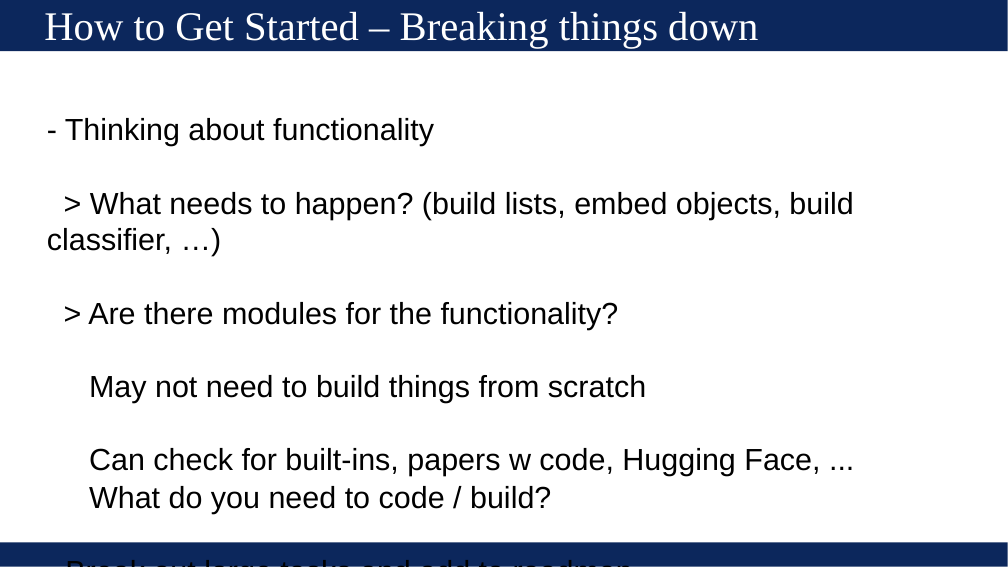
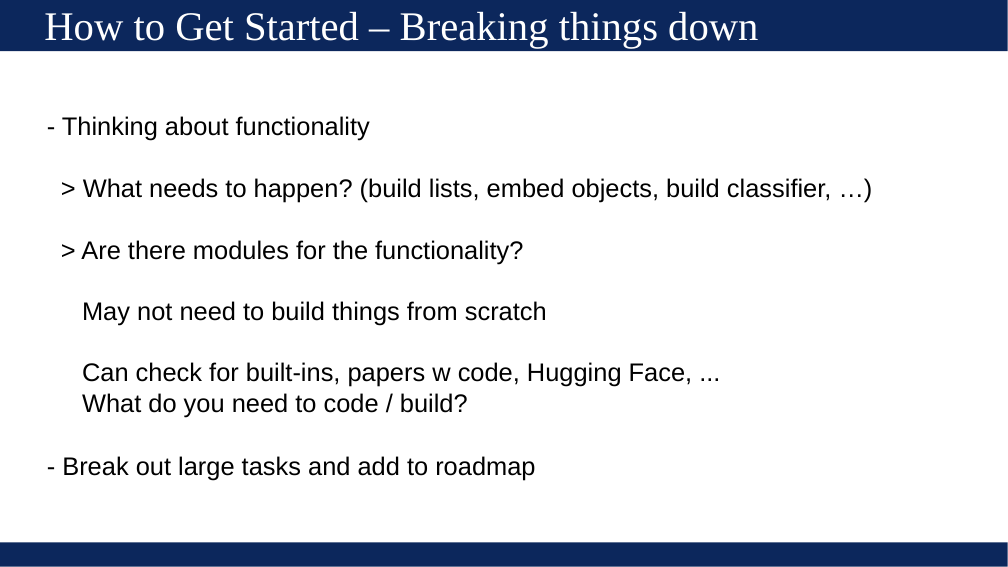
Before and after one commit to UVADS/ds6011, a slide deck: slide 5 of 02_getting_started.ppt (slide 4 before the commit). Drawn at 1008x567 pixels with LibreOffice and Linux fonts; fonts in the diff are those of the drawing. Boxes give left, top, right and bottom in pixels: in the first picture for what was removed or moved away, otherwise in the second. Text is boxed around its words. In the diff, an @@ line names an element or a change of style, - is before the commit and + after.

```diff
--- a/02_getting_started.ppt
+++ b/02_getting_started.ppt
@@ text "- Thinking about functionality" at (x1=62, y1=116, x2=832, y2=480): size 24 to 20 pt @@
```
Also in this commit, not shown: 2 other slides changed, 1 slide added, 1 other file.
